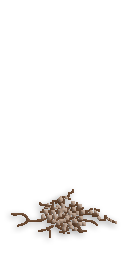
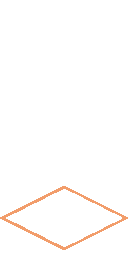
The second 128 x 256 image is a revision of the first. Changes to its layers:
hid group "Buildings" (15 layers) over <box>11,189,117,244</box>
added layer "Outline_red" (58%) in group "Overlays" over <box>0,186,128,250</box>
